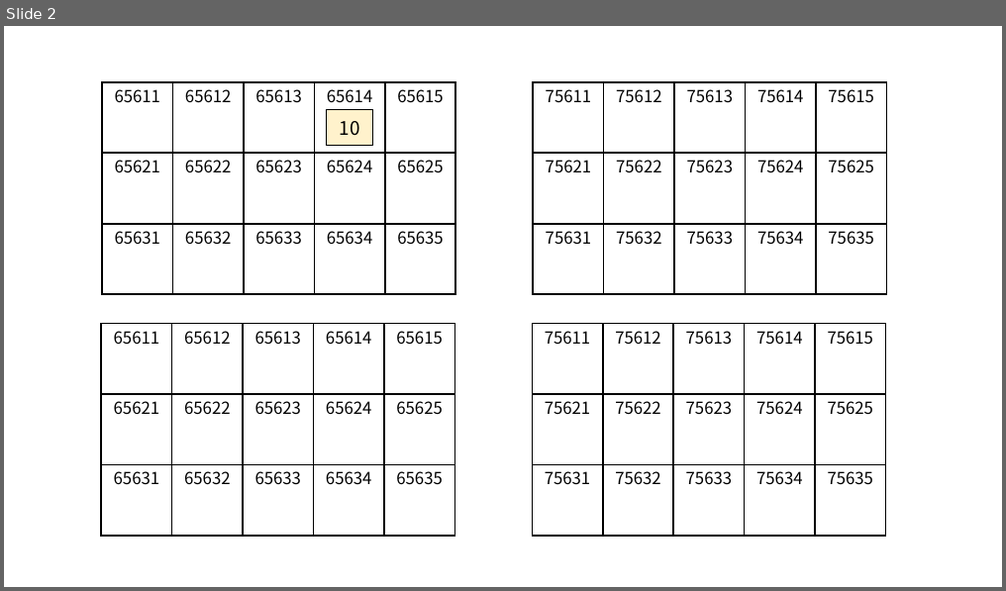
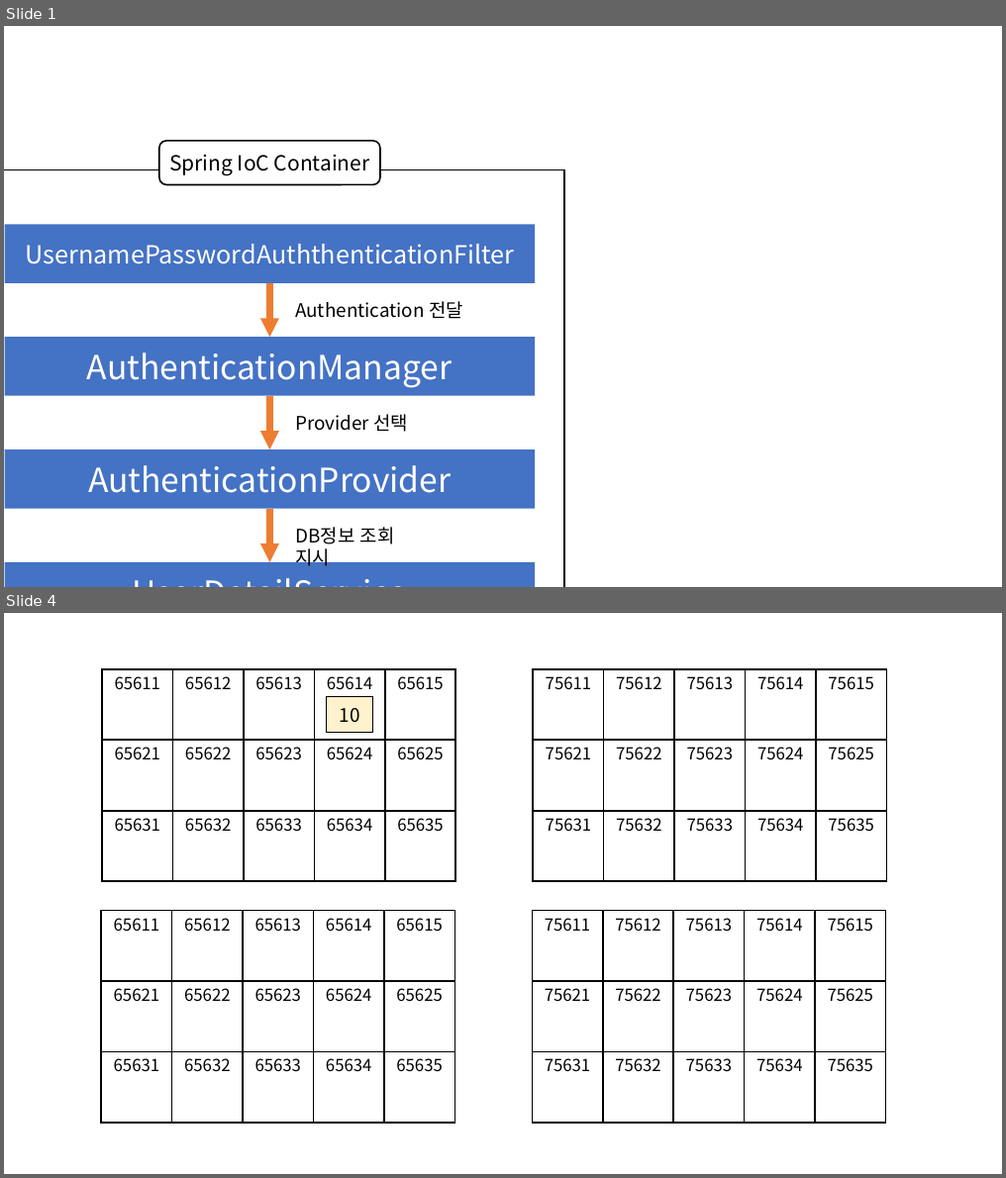
Before and after one commit to ho8566z/daily_log, a slide deck: notion/create_notion_img.pptx. Shown one above the other, each under a label of ours: slide 2 before the commit, slides 1 and 4 after it; the slides between them are not shown. The pictures are 1006x591 and 1006x1178 pixels, drawn with LibreOffice and Linux fonts; fonts in the diff are those of the drawing. Boxes give left, top, right and bottom in pixels: in the first picture for what was removed or moved away, otherwise in the second. Text is boxed around its words. In the diff, an @@ line names an element or a change of style, - is before the commit and + after.

```diff
--- a/notion/create_notion_img.pptx
+++ b/notion/create_notion_img.pptx
@@ slide 1 added at bbox=[4, 26, 1002, 587], background #FFFFFF @@
@@ rounded rectangle added at bbox=[159, 141, 380, 184], fill #FFFFFF, outline #000000 1.5 pt, 20 pt, text #000000 @@
+Spring IoC Container
@@ rectangle added at bbox=[4, 171, 564, 587], outline #000000 1.5 pt @@
@@ rectangle added at bbox=[5, 224, 536, 283], fill #4472C4, 24 pt, text #FFFFFF @@
+UsernamePasswordAuththenticationFilter
@@ arrow added from (269, 283) to (269, 338), #ED7D31 6 pt @@
@@ text added at bbox=[295, 301, 463, 319], 18 pt, text #000000 @@
+Authentication 전달
@@ rectangle added at bbox=[5, 338, 536, 396], fill #4472C4, 32 pt, text #FFFFFF @@
+AuthenticationManager
@@ arrow added from (269, 396) to (269, 450), #ED7D31 6 pt @@
@@ text added at bbox=[295, 414, 408, 432], 18 pt, text #000000 @@
+Provider 선택
@@ rectangle added at bbox=[5, 450, 536, 509], fill #4472C4, 32 pt, text #FFFFFF @@
+AuthenticationProvider
@@ arrow added from (269, 509) to (269, 563), #ED7D31 6 pt @@
@@ text added at bbox=[295, 527, 395, 570], 18 pt, text #000000 @@
+DB정보 조회 지시
@@ rectangle added at bbox=[5, 563, 536, 587], fill #4472C4, 32 pt, text #FFFFFF @@
+UserDetailService
@@ what was slide 2 is now slide 4 @@
```
Also in this commit, not shown: 2 other slides added, 1 slide removed, 1 other file.
